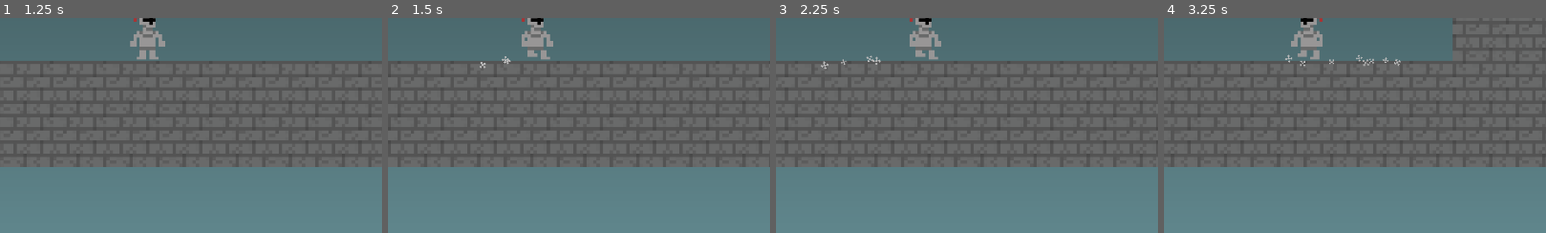
Above: before the commit, frames 1-4 (left to right).
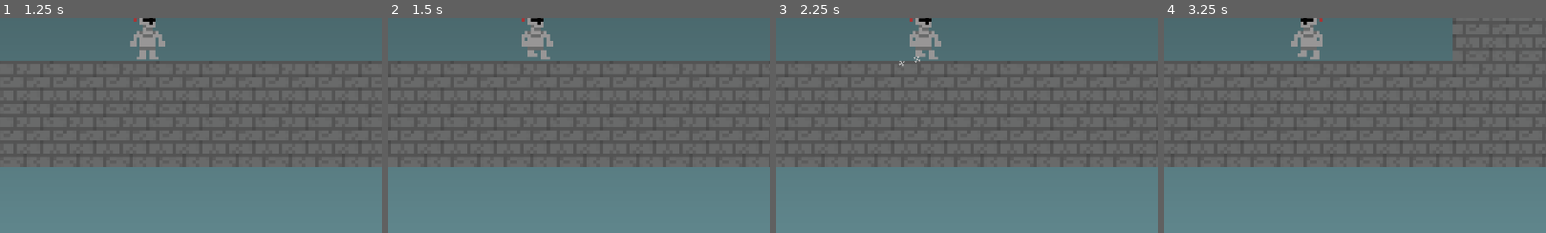
Above: after the commit, the same moments.

Repository: Owen-Harper25/Hollow-Clone
Game: Godot game, scene res://Scenes/title_screen_gui.tscn
The game is run twice, just before and just after one commit, with the same random seed, the same clock (stepped at 60 frames per second) and the same inputs.
Inputs:
- Up to frame 1 (1.25 s): click "PLAY" at 0.5 s
- Up to frame 2 (1.5 s): tap Enter at 1.25 s; hold D (right) from 1.28 s (still down); tap Shift (sprint) at 1.35 s
- Up to frame 3 (2.25 s): keep holding D (right); tap Space (jump) at 1.52 s; tap Shift (sprint) at 2.1 s
- Up to frame 4 (3.25 s): tap Space (jump) at 2.27 s; release D (right) at 2.78 s; hold A (left) from 2.78 s (still down); tap Shift (sprint) at 2.85 s
The pictures show only the part of the screen within x 31-81%, y 46-96%; the shares and areas given below are measured in that part.

Frame 1 is identical in both runs. In frame 2, less than 0.1% of the frame differs, in the area x 24-33%, y 17-24%; in frame 3, 0.2%; in frame 4, 0.2%, in the area x 31-62%, y 16-23%.

Commit message:
Particles appear only when sprinting

Diff:
--- a/Scripts/player.gd
+++ b/Scripts/player.gd
@@ -236,7 +236,7 @@
 		jumping = false
 
 func run_particles():
-	if is_on_floor() and velocity.x != 0 and canSpawnParticle:
+	if is_on_floor() and state == 1 and canSpawnParticle:
 		canSpawnParticle = false
 		$ParticleTimer.start()
 		var particle = DUST_PARTICLE.instantiate()
